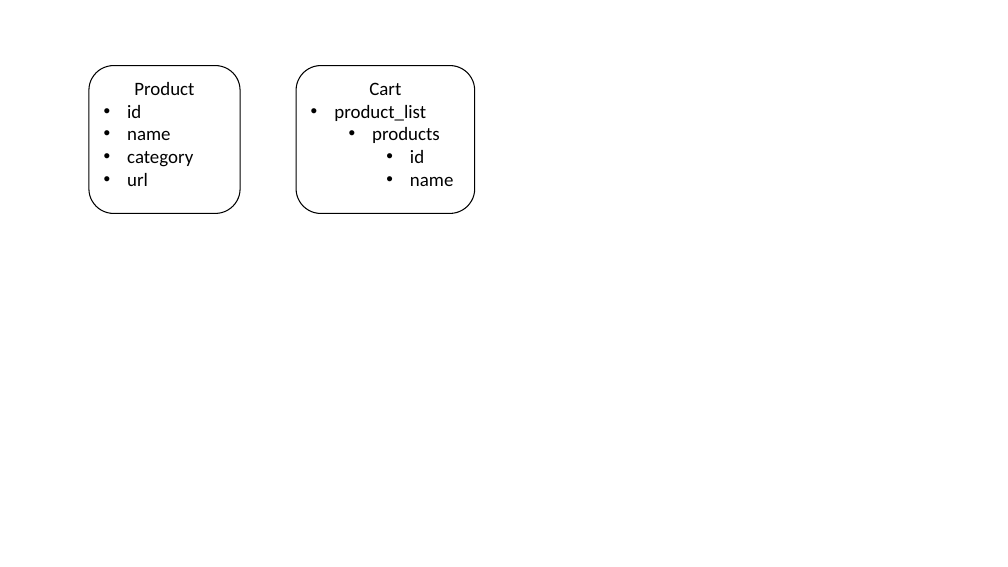
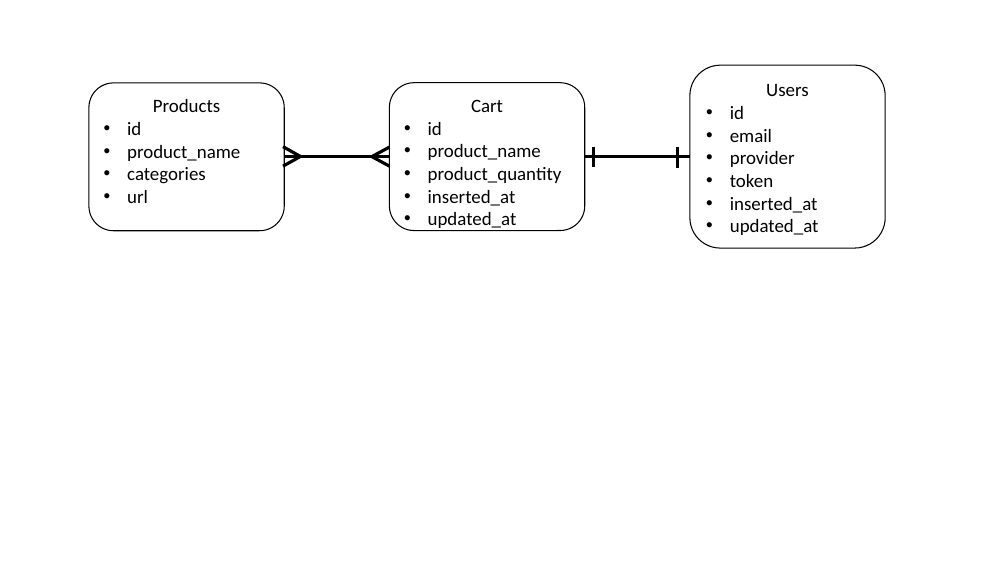
Before and after one commit to thomasstern123-zz/tech-challenge, a slide deck: slide 4 of design/mockups.pptx. Drawn at 1008x567 pixels with LibreOffice and Linux fonts; fonts in the diff are those of the drawing. Boxes give left, top, right and bottom in pixels: in the first picture for what was removed or moved away, otherwise in the second. Text is boxed around its words. In the diff, an @@ line names an element or a change of style, - is before the commit and + after.

```diff
--- a/design/mockups.pptx
+++ b/design/mockups.pptx
@@ rounded rectangle "Products": place and size @@
-rounded rectangle "Products" at <box>89,66,240,214</box>
+rounded rectangle "Products" at <box>89,83,284,231</box>
@@ rounded rectangle "Cart": place and size @@
-rounded rectangle "Cart" at <box>296,66,475,214</box>
+rounded rectangle "Cart" at <box>389,82,585,231</box>
@@ rounded rectangle added at <box>690,65,885,248</box>, fill #FFFFFF, outline #000000 1 pt, 18 pt, text #000000 @@
+Users
+• id
+• email
+• provider
+• token
+• inserted_at
+• updated_at
@@ text in rounded rectangle at <box>153,99,220,112</box>: text changed @@
-Product
+Products
@@ text in rounded rectangle at <box>334,105,440,143</box>: paragraphs removed @@
-• product_list
-  • products
@@ text in rounded rectangle at <box>127,145,240,184</box>: text changed @@
-• name
-• category
+• product_name
+• categories
@@ line added from (283, 147) to (300, 157), #000000 3 pt @@
@@ line added from (389, 147) to (372, 157), #000000 3 pt @@
@@ text in rounded rectangle at <box>428,144,562,231</box>: text changed @@
-    • name
+• product_name
+• product_quantity
+• inserted_at
+• updated_at
@@ text in rounded rectangle at <box>428,122,442,135</box>: list level 3 to 1 in "id" @@
@@ line added from (594, 147) to (594, 167), #000000 3 pt @@
@@ line added from (678, 147) to (678, 168), #000000 3 pt @@
@@ line added from (283, 166) to (300, 157), #000000 3 pt @@
@@ line added from (284, 157) to (389, 157), #000000 3 pt @@
@@ line added from (389, 166) to (372, 157), #000000 3 pt @@
@@ line added from (585, 157) to (690, 157), #000000 3 pt @@
```
Also in this commit, not shown: 3 other slides changed.
